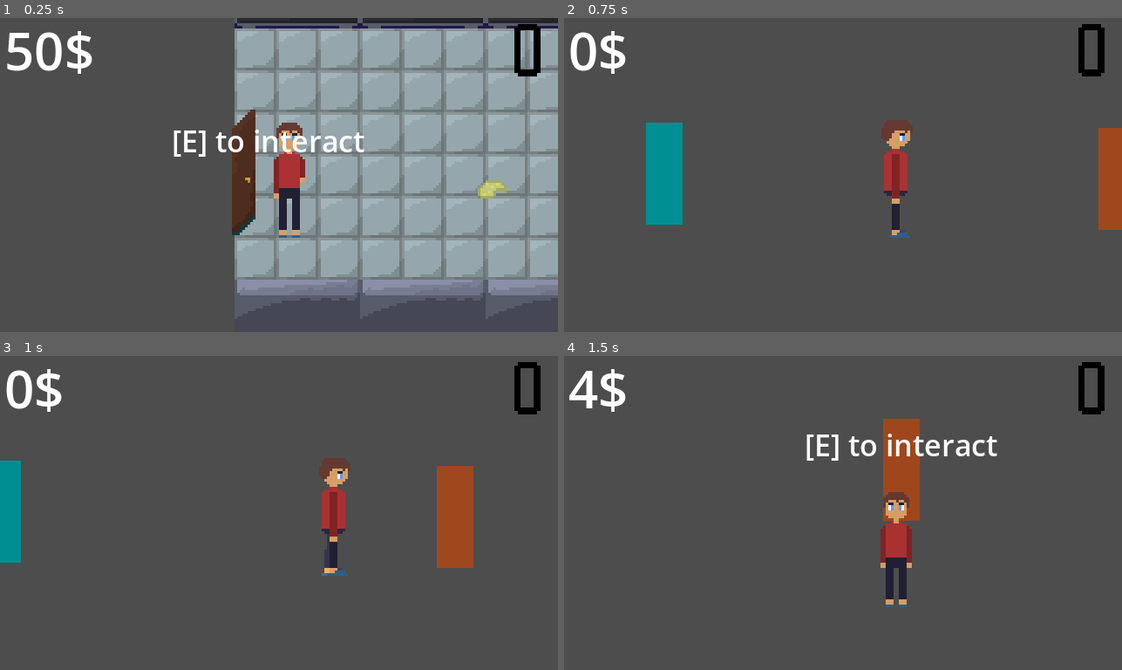
Above: before the commit, frames 1-4 (two rows, left to right).
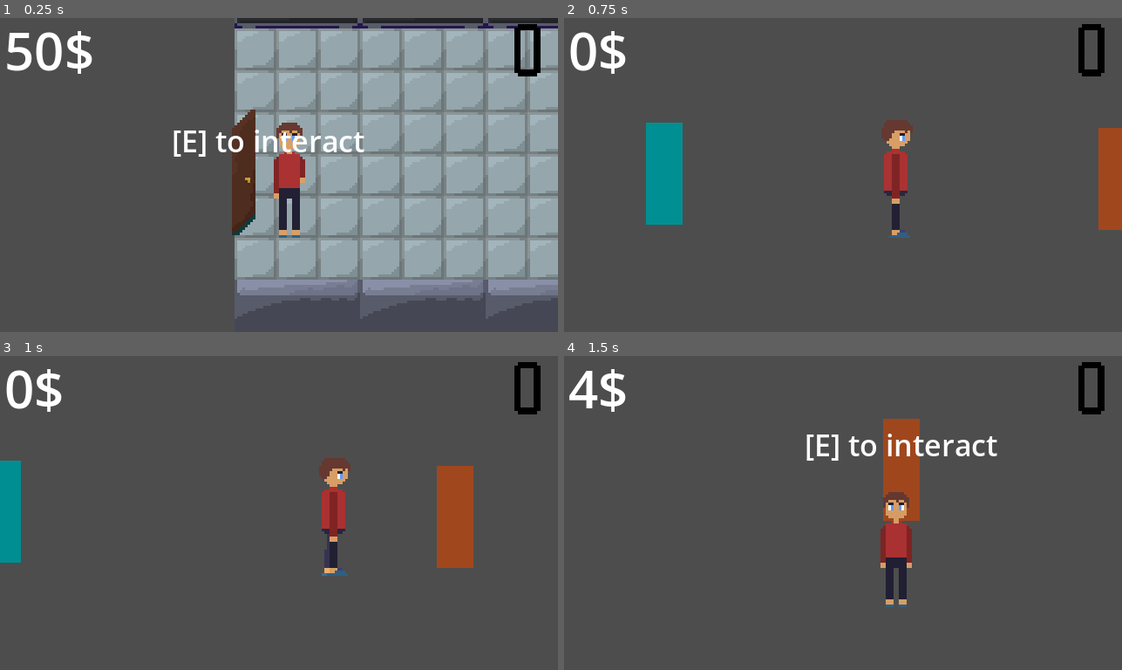
Above: after the commit, the same moments.

Repository: X-A-O-C/simmarket
Game: Godot game, scene res://scene/shop.tscn
Two runs of this game, one before a commit and one after it. Both use one fixed random seed, a clock stepped at 60 frames per second and the inputs below. This scene is started directly instead of the project's main scene.
Inputs:
- Up to frame 1 (0.25 s): no input
- Up to frame 2 (0.75 s): tap Enter at 0.5 s; hold D (right) from 0.53 s (still down); hold E (interact) from 0.53 s (still down)
- Up to frame 3 (1 s): keep holding D (right); keep holding E (interact)
- Up to frame 4 (1.5 s): release D (right) at 1.28 s; release E (interact) at 1.28 s; hold S (down) from 1.28 s (still down); tap Q at 1.35 s

The runs differ from the first frame. In frame 1, 0.2% of the frame differs, in the area x 85-91%, y 51-58%; in frame 2, nothing differs; in frame 3, nothing differs; in frame 4, nothing differs.

Commit message:
half made npc generator

Diff:
--- /dev/null
+++ b/supermarket/scene/npc.gd
@@ -0,0 +1,11 @@
+extends "res://scene/npc_spawner.gd"
+
+
+# Called when the node enters the scene tree for the first time.
+func _ready() -> void:
+  pass # Replace with function body.
+
+
+# Called every frame. 'delta' is the elapsed time since the previous frame.
+func _process(delta: float) -> void:
+  pass
--- /dev/null
+++ b/supermarket/scene/npc.tscn
@@ -0,0 +1,36 @@
+[gd_scene format=3 uid="uid://cdf7e4l2l8vd3"]
+
+[ext_resource type="Texture2D" uid="uid://bywkkfnrmvu76" path="res://image/npc_spritesheets/hair/hair _type1/hair_front_type1.png" id="1_8oust"]
+[ext_resource type="Script" uid="uid://csbf5pmsd4sju" path="res://scene/npc_spawner.gd" id="1_pesj1"]
+[ext_resource type="Texture2D" uid="uid://chlov3q334c3l" path="res://image/npc_spritesheets/hair/hair _type1/hair_back_type1.png" id="2_pesj1"]
+[ext_resource type="Texture2D" uid="uid://cpek36nmqt30" path="res://image/npc_spritesheets/hair/hair _type1/hair_left_type1.png" id="3_06vv4"]
+[ext_resource type="Texture2D" uid="uid://dw3h0nclenul6" path="res://image/npc_spritesheets/hair/hair _type1/hair_right_type1.png" id="4_fb5s2"]
+
+[node name="Npc" type="Node2D" unique_id=1778663530]
+script = ExtResource("1_pesj1")
+
+[node name="hairs" type="Node" parent="." unique_id=1164017205]
+
+[node name="front" type="Sprite2D" parent="hairs" unique_id=1130639073]
+z_index = 13
+texture = ExtResource("1_8oust")
+
+[node name="back" type="Sprite2D" parent="hairs" unique_id=1604371469]
+visible = false
+texture = ExtResource("2_pesj1")
+region_rect = Rect2(32, 13, 12, 9)
+
+[node name="left" type="Sprite2D" parent="hairs" unique_id=74327815]
+visible = false
+texture = ExtResource("3_06vv4")
+
+[node name="right" type="Sprite2D" parent="hairs" unique_id=568855742]
+visible = false
+texture = ExtResource("4_fb5s2")
+
+[node name="head" type="Sprite2D" parent="." unique_id=1079575402]
+
+[node name="eyes" type="Sprite2D" parent="." unique_id=2117312502]
+
+[node name="Camera2D" type="Camera2D" parent="." unique_id=1947601368]
+zoom = Vector2(5, 5)
--- a/supermarket/scene/npc_spawner.gd
+++ b/supermarket/scene/npc_spawner.gd
@@ -5,9 +5,14 @@
 const HAIRS_FRONT_TYPE_1 = preload("uid://bywkkfnrmvu76")
 const HAIRS_LEFT_TYPE_1 = preload("uid://cpek36nmqt30")
 const EYES = preload("uid://2l8vmq4evfks")
-const HEADS = preload("uid://dob4nctff1vf3")
+const HEADS = preload("uid://daoqqg0p2rr4m")
 
-@onready var npc: Sprite2D = $npc
+@onready var hair_front: Sprite2D = $hairs/front
+@onready var hair_back: Sprite2D = $hairs/back
+@onready var hair_left: Sprite2D = $hairs/left
+@onready var hair_right: Sprite2D = $hairs/right
+@onready var eyes: Sprite2D = $eyes
+@onready var head: Sprite2D = $head
 
 var body_parts: Dictionary = {
 
@@ -24,27 +29,46 @@
 
 
 func _ready() -> void:
-  body_parts["hair_right_1"] = slice_sheet(HAIRS_RIGHT_TYPE_1, Vector2i(13, 9))
-  npc.texture = body_parts["hair_right_1"][randi_range(1,body_parts["hair_right_1"].size() - 1)]
+  body_parts["hair_right_1"] = slice_sheet(HAIRS_RIGHT_TYPE_1, [2, 3])
+  body_parts["hair_left_1"] = slice_sheet(HAIRS_LEFT_TYPE_1, [2, 3])
+  body_parts["hair_front_1"] = slice_sheet(HAIRS_FRONT_TYPE_1, [2, 3])
+  body_parts["hair_back_1"] = slice_sheet(HAIRS_BACK_TYPE_1, [2, 3])
+  body_parts["eyes"] = slice_sheet(EYES, [8, 4])
+  body_parts["heads"] = slice_sheet(HEADS, [2, 3])
 
-func slice_sheet(sheet: Texture2D, frame_size: Vector2i) -> Array[AtlasTexture]:
+  hair_right.texture = body_parts["hair_right_1"][randi_range(1, body_parts["hair_right_1"].size() - 1)]
+  hair_left.texture = body_parts["hair_left_1"][randi_range(1, body_parts["hair_left_1"].size() - 1)]
+  hair_front.texture = body_parts["hair_front_1"][randi_range(1, body_parts["hair_front_1"].size() - 1)]
+  hair_back.texture = body_parts["hair_back_1"][randi_range(1, body_parts["hair_back_1"].size() - 1)]
+  eyes.texture = body_parts["eyes"][randi_range(1, body_parts["eyes"].size() - 1)]
+  head.texture = body_parts["heads"][randi_range(1, body_parts["heads"].size() - 1)]
+
+
+
+func slice_sheet(sheet: Texture2D, rows_and_cols: Array) -> Array[AtlasTexture]:
   var parts: Array[AtlasTexture] = []
 
-  @warning_ignore("integer_division")
-  var rows: int = sheet.get_height() / frame_size.y
-  @warning_ignore("integer_division")
-  var cols: int = sheet.get_width() / frame_size.x
+  var rows: int = rows_and_cols[0]
+  var cols: int = rows_and_cols[1]
 
+  var img: Image = sheet.get_image()
+  var frame_size := Vector2i(
+    (img.get_width() + cols - 1) / cols,
+    (img.get_height() + rows - 1) / rows
+  )
   for y in rows:
     for x in cols:
-      var part = AtlasTexture.new()
+      var frame_rect := Rect2i(x * frame_size.x, y * frame_size.y, frame_size.x, frame_size.y)
+      var frame_img: Image = img.get_region(frame_rect)
+      var used_rect: Rect2i = frame_img.get_used_rect()
+
+      if used_rect.size.x == 0 or used_rect.size.y == 0:
+        continue
+
+      var part := AtlasTexture.new()
       part.atlas = sheet
-      part.region = Rect2(
-        x * frame_size.x,
-        y * frame_size.y,
+      part.region = Rect2(frame_rect.position + used_rect.position, used_rect.size)
+      part.margin = Rect2(used_rect.position, frame_size - used_rect.size)
 
-        frame_size.x,
-        frame_size.y
-      )
       parts.append(part)
   return parts
--- a/supermarket/scene/shop.tscn
+++ b/supermarket/scene/shop.tscn
@@ -7,7 +7,6 @@
 [ext_resource type="PackedScene" uid="uid://cxnmnniljweak" path="res://scene/interaction/objects/door.tscn" id="3_phbgv"]
 [ext_resource type="PackedScene" uid="uid://bk2l0q1p0phyp" path="res://scene/player.tscn" id="5_0wha2"]
 [ext_resource type="PackedScene" uid="uid://u5whqwivfb1" path="res://scene/interaction/objects/cashregister.tscn" id="5_brg4d"]
-[ext_resource type="Script" uid="uid://csbf5pmsd4sju" path="res://scene/npc_spawner.gd" id="8_prb2b"]
 
 [sub_resource type="TileSetAtlasSource" id="TileSetAtlasSource_4p3p6"]
 texture = ExtResource("1_iuafe")
@@ -150,7 +149,3 @@
 position = Vector2(-127, -104)
 
 [node name="NPC_spawner" type="Node2D" parent="." unique_id=1043974820]
-script = ExtResource("8_prb2b")
-
-[node name="npc" type="Sprite2D" parent="NPC_spawner" unique_id=396224975]
-position = Vector2(-47, -98)
Not shown, added: supermarket/image/npc_spritesheets/body.png.import
Not shown, added: supermarket/image/npc_spritesheets/boots.png.import
Not shown, changed: supermarket/image/npc_spritesheets/hands.png.import
Binary file removed: supermarket/image/npc_spritesheets/head.png
Not shown, added: supermarket/image/npc_spritesheets/heads.png.import
Not shown, added: supermarket/image/npc_spritesheets/legs.png.import
Not shown, added: supermarket/scene/npc.gd.uid
